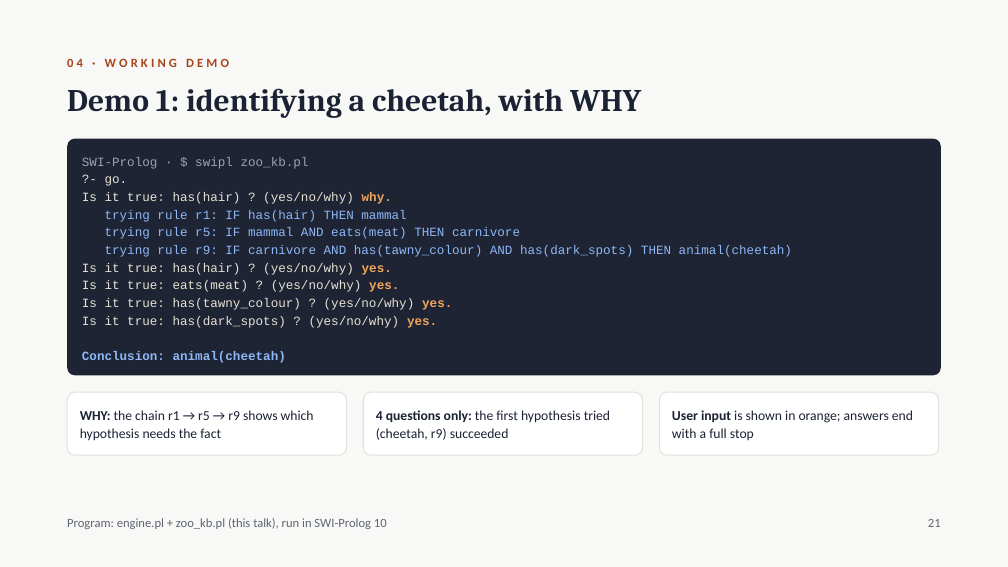
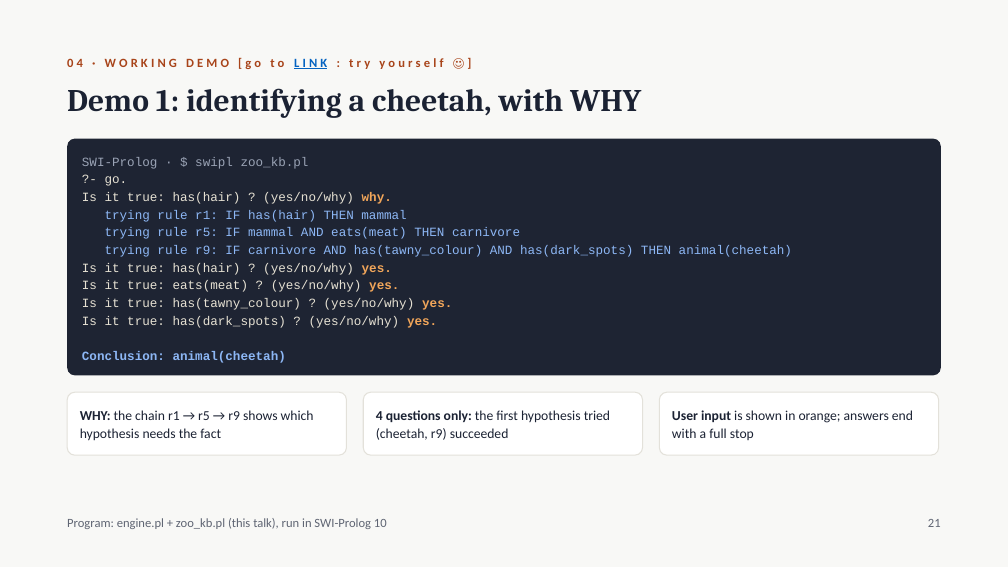
Before and after one commit to TusharSachdeva29/kbs-presentation, a slide deck: slide 21 of Rule-Based Programming in PROLOG.pptx. Drawn at 1008x567 pixels with LibreOffice and Linux fonts; fonts in the diff are those of the drawing. Boxes give left, top, right and bottom in pixels: in the first picture for what was removed or moved away, otherwise in the second. Text is boxed around its words. In the diff, an @@ line names an element or a change of style, - is before the commit and + after.

```diff
--- a/Rule-Based Programming in PROLOG.pptx
+++ b/Rule-Based Programming in PROLOG.pptx
@@ text at [67, 57, 443, 69]: text changed @@
-04 · WORKING DEMO
+04 · WORKING DEMO [go to LINK : try yourself ☺]
```
Also in this commit, not shown: 4 other slides changed.
